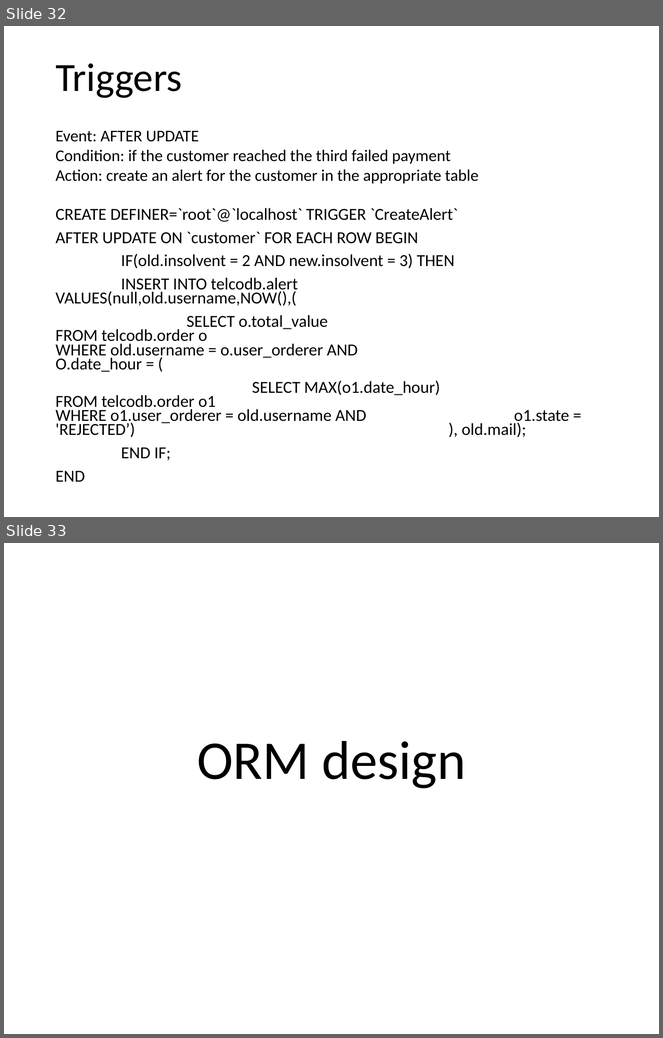
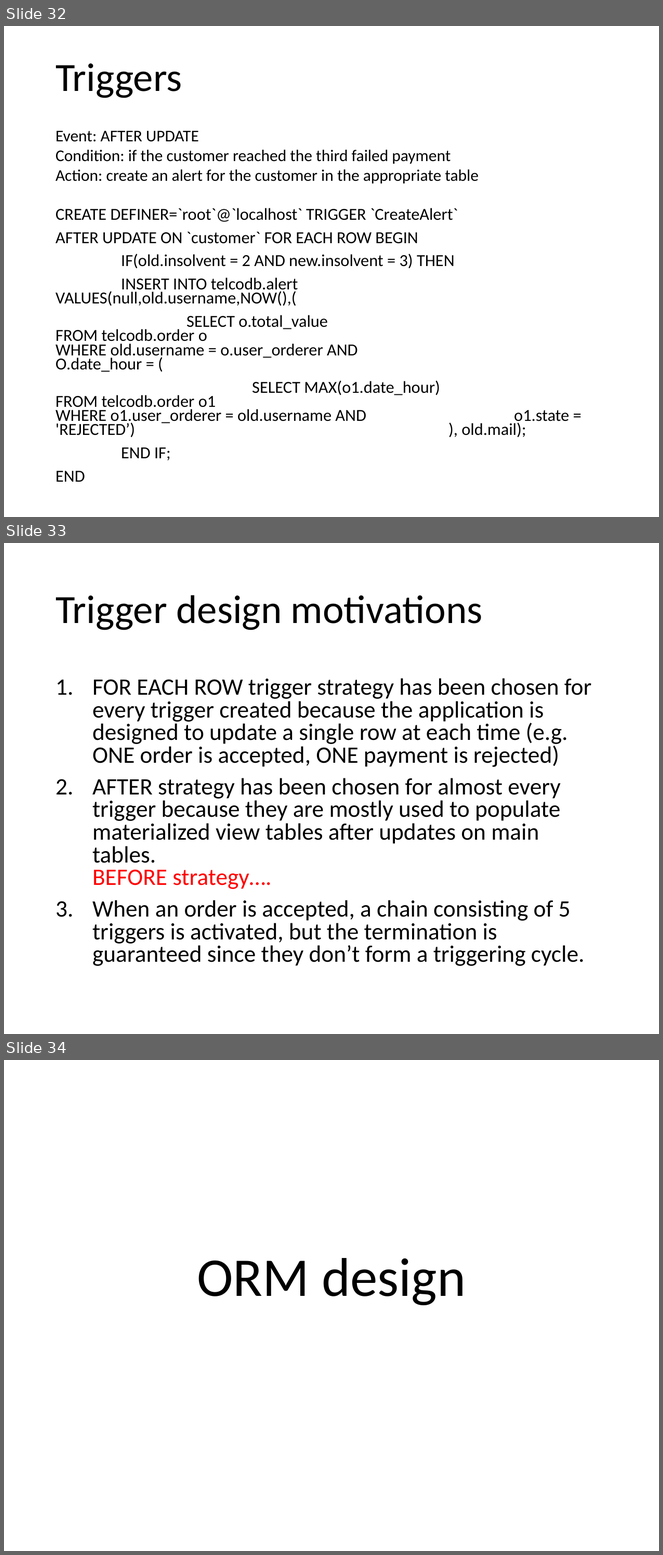
Before and after one commit to andrearestelli/db2-project, a slide deck: docs/documentation.pptx. Shown one above the other, each under a label of ours: slides 32 and 33 before the commit, slides 32, 33 and 34 after it. The pictures are 663x1038 and 663x1555 pixels, drawn with LibreOffice and Linux fonts; fonts in the diff are those of the drawing. Boxes give left, top, right and bottom in pixels: in the first picture for what was removed or moved away, otherwise in the second. Text is boxed around its words. In the diff, an @@ line names an element or a change of style, - is before the commit and + after.

```diff
--- a/docs/documentation.pptx
+++ b/docs/documentation.pptx
@@ slide 33 added at (4, 543, 659, 1034), background #FFFFFF @@
@@ title added at (55, 595, 483, 630), 44 pt, text #000000 @@
+Trigger design motivations
@@ text added at (92, 678, 592, 966), 25.9 pt, text #000000 @@
+1. FOR EACH ROW trigger strategy has been chosen for every trigger created because the application is designed to update a single row at each time (e.g. ONE order is accepted, ONE payment is rejected)
+2. AFTER strategy has been chosen for almost every trigger because they are mostly used to populate materialized view tables after updates on main tables.
+   BEFORE strategy….
+3. When an order is accepted, a chain consisting of 5 triggers is activated, but the termination is guaranteed since they don’t form a triggering cycle.
@@ what was slide 33 is now slide 34 @@
```
Also in this commit, not shown: 1 slide changed, 1 other slide added.
